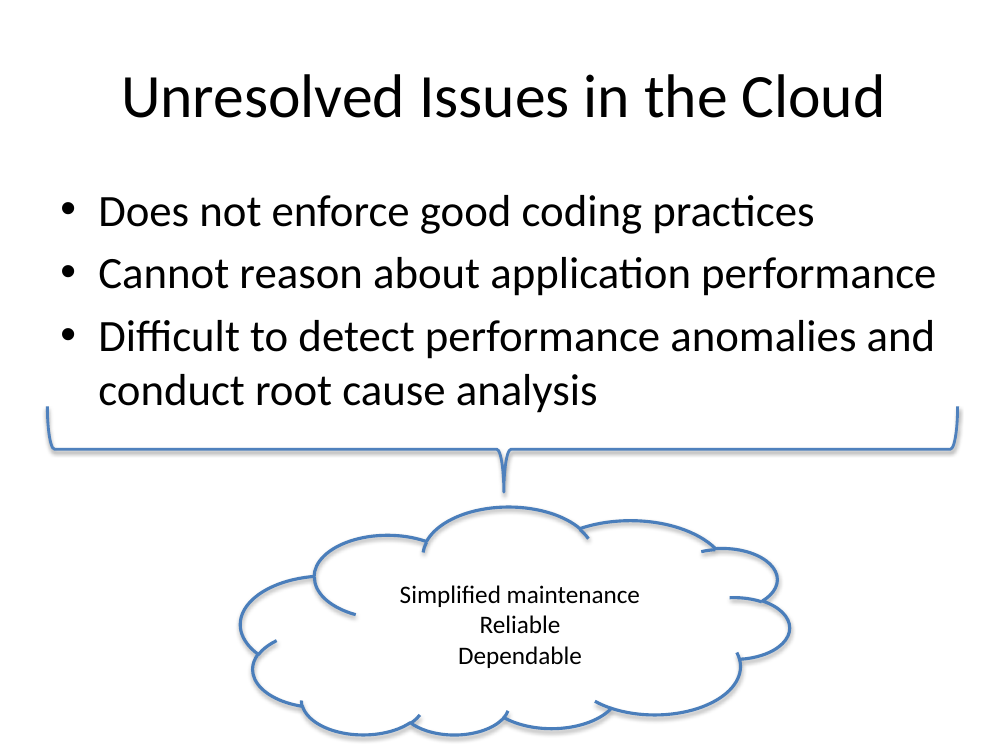
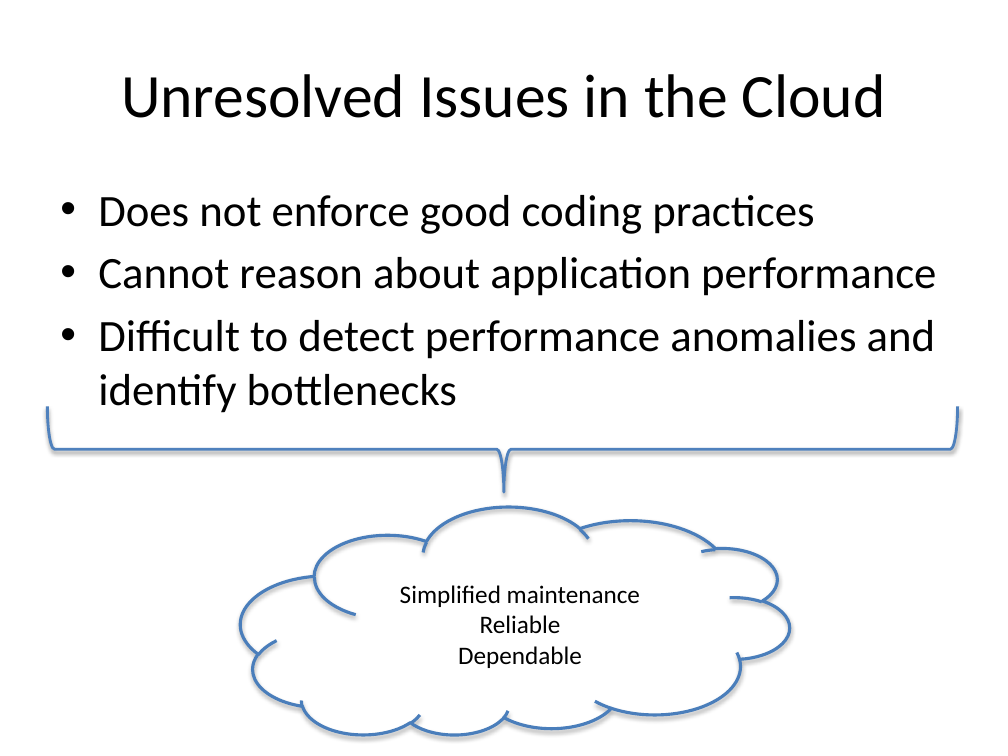
Before and after one commit to Dithn/eager-appscale, a slide deck: slide 12 of Eager/elk-experiment/appserver/system_design.pptx. Drawn at 1008x756 pixels with LibreOffice and Linux fonts; fonts in the diff are those of the drawing. Boxes give left, top, right and bottom in pixels: in the first picture for what was removed or moved away, otherwise in the second. Text is boxed around its words. In the diff, an @@ line names an element or a change of style, - is before the commit and + after.

```diff
--- a/Eager/elk-experiment/appserver/system_design.pptx
+++ b/Eager/elk-experiment/appserver/system_design.pptx
@@ text at (x1=98, y1=320, x2=936, y2=413): text changed @@
-• Difficult to detect performance anomalies and conduct root cause analysis
+• Difficult to detect performance anomalies and identify bottlenecks
```
Also in this commit, not shown: 3 other slides changed, 1 slide added.
